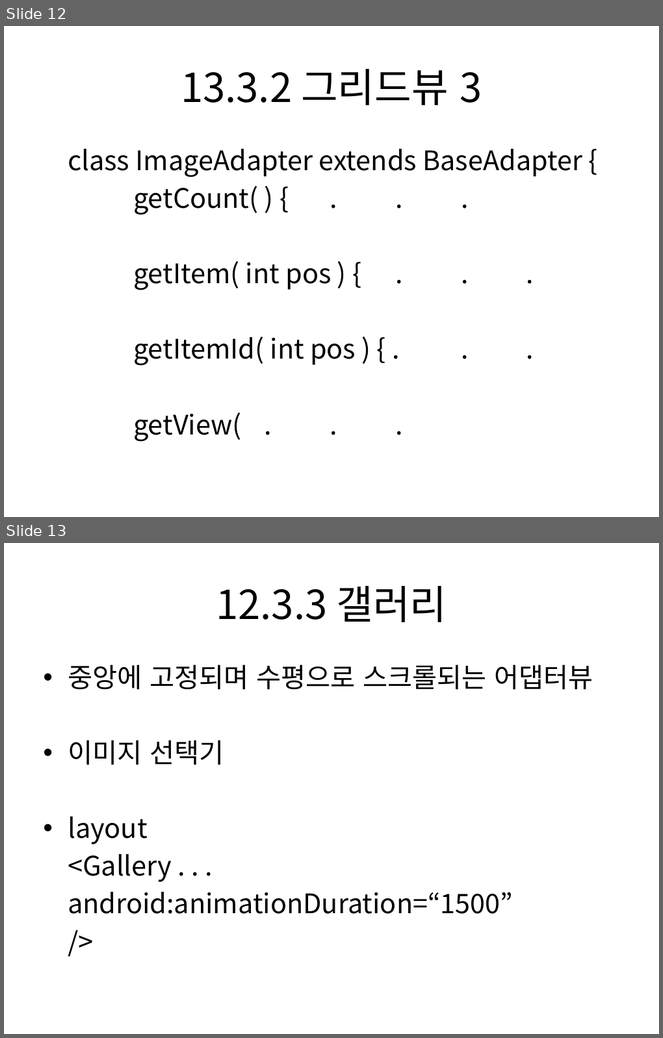
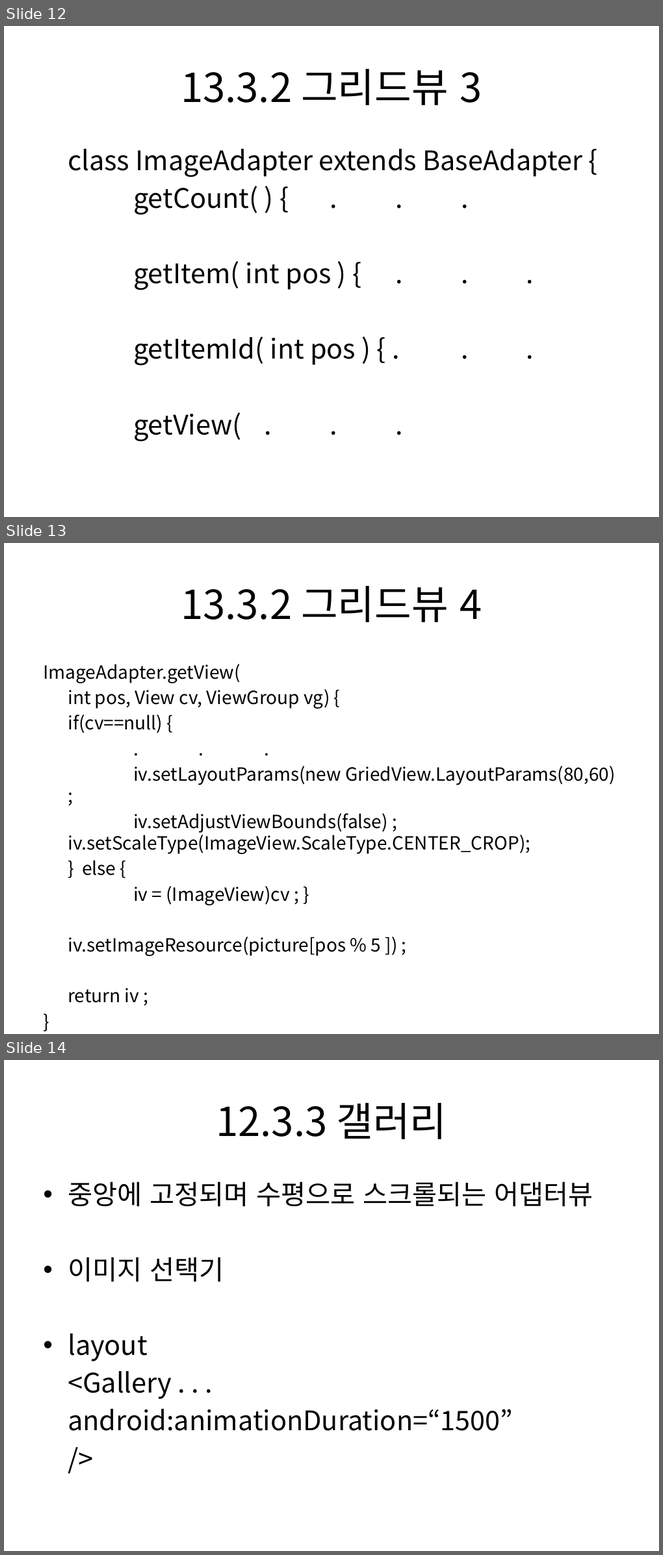
Before and after one commit to dummyFirst/NHK_Japanese, a slide deck: Android/안드로이드 프로그래밍 정복/Chapter12 어댑터뷰.pptx. Shown one above the other, each under a label of ours: slides 12 and 13 before the commit, slides 12, 13 and 14 after it. The pictures are 663x1038 and 663x1555 pixels, drawn with LibreOffice and Linux fonts; fonts in the diff are those of the drawing. Boxes give left, top, right and bottom in pixels: in the first picture for what was removed or moved away, otherwise in the second. Text is boxed around its words. In the diff, an @@ line names an element or a change of style, - is before the commit and + after.

Commit message:
Add 그리드뷰 4 ImageAdapter.getView( )

```diff
--- a/Android/안드로이드 프로그래밍 정복/Chapter12 어댑터뷰.pptx
+++ b/Android/안드로이드 프로그래밍 정복/Chapter12 어댑터뷰.pptx
@@ slide 13 added at [4,543,659,1034], background #FFFFFF @@
@@ title added at [181,586,482,622], 44 pt, text #000000 @@
+13.3.2 그리드뷰 4
@@ text added at [43,664,616,956], 20 pt, text #000000 @@
+ImageAdapter.getView(
+int pos, View cv, ViewGroup vg) {
+if(cv==null) {
+. . .
+iv.setLayoutParams(new GriedView.LayoutParams(80,60) ;
+iv.setAdjustViewBounds(false) ; iv.setScaleType(ImageView.ScaleType.CENTER_CROP);
+} else {
+iv = (ImageView)cv ; }
+iv.setImageResource(picture[pos % 5 ]) ;
+return iv ;
+}
@@ what was slide 13 is now slide 14 @@
```
